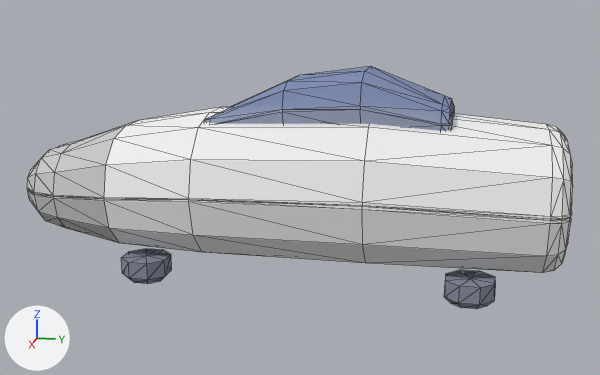
An edit to the OBJ model sdcard/apps/cosmozoom.app/models/hull_cube.obj, drawn before and after from the same camera.
One viewpoint serves both versions: a 50 mm camera at (4.95, 0.93, 1.79) aimed at (0.01, -0.06, 0.55). Lighting does not change. The marker at lower left points along +X, +Y and +Z. The first picture is the older version. Mesh edges are drawn as thin lines. Where no turn or scale is listed for an object, it has been applied to the vertices.

Names of what the first picture shows: 'hull_cube'.
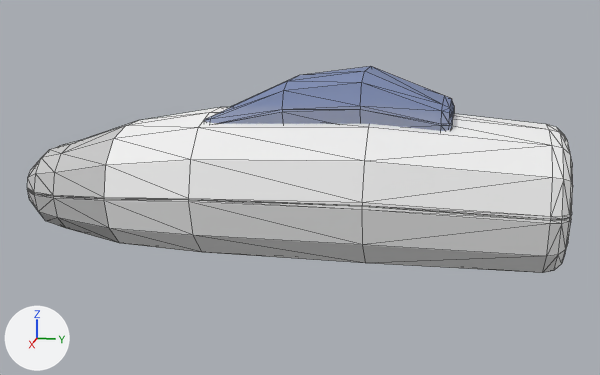
Changed parts and their boxes [x1, y1, x2, y2] in the pictures (600 x 375 px):
'hull_cube', reshaped (15% shorter): before [27, 66, 573, 309]; after [27, 66, 573, 273]
part 1 of me_hull_cube, deleted: before [121, 249, 172, 284]
part 2 of me_hull_cube, deleted: before [445, 270, 496, 309]

What the commit changed:
me_hull_cube is used by ob_hull_cube; location (0.0, 0.0, 0.0).
me_hull_cube had 424 vertices, 824 faces and spanned x -0.56..0.56, y -1.85..1.52, z 0.02..1.29.
me_hull_cube now has 320 vertices, 632 faces and spans x -0.56..0.56, y -1.85..1.52, z 0.14..1.29.
me_hull_cube part 1: the loose piece of 26 vertices spanning x 0.22..0.5, y -1.09..-0.81, z 0.02..0.16 is deleted.
me_hull_cube part 2: the loose piece of 26 vertices spanning x 0.24..0.52, y 0.86..1.14, z 0.02..0.16 is deleted.
Other edits to the shape of me_hull_cube do not show in these pictures.
